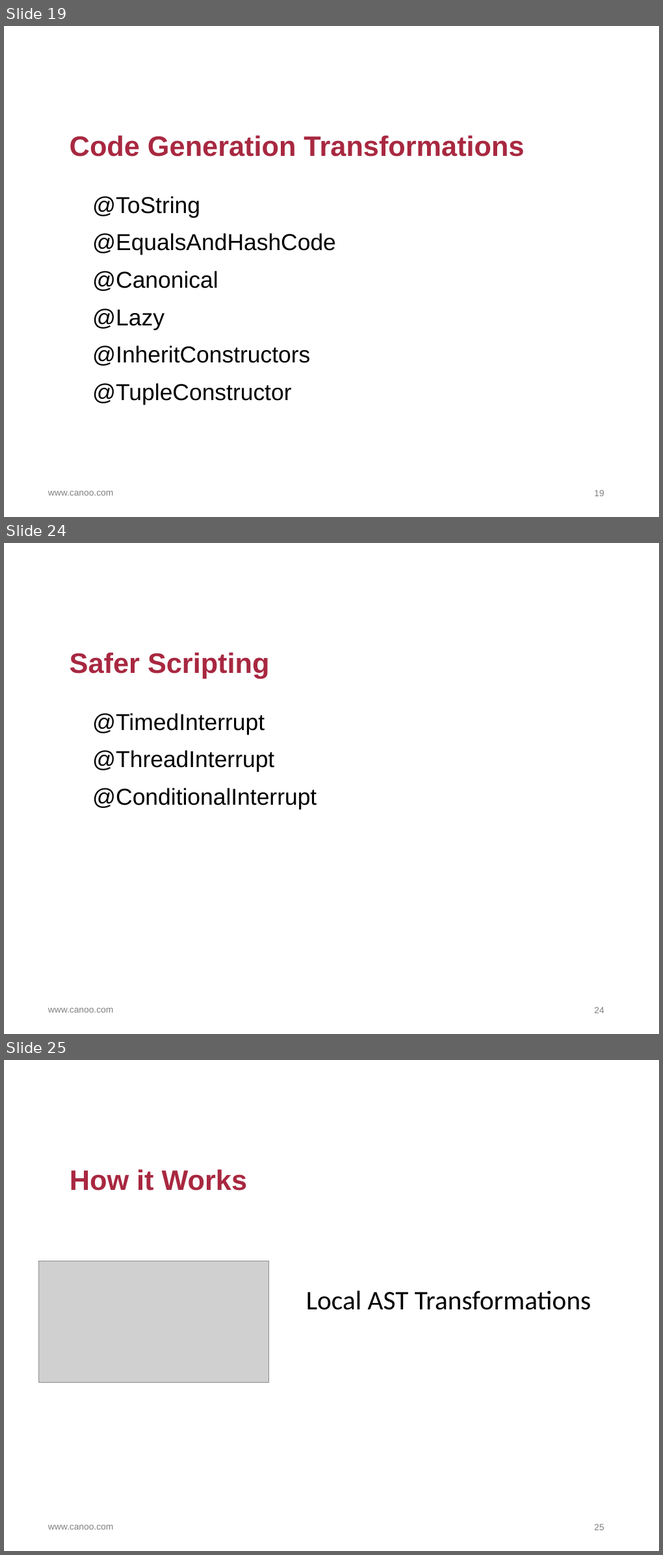
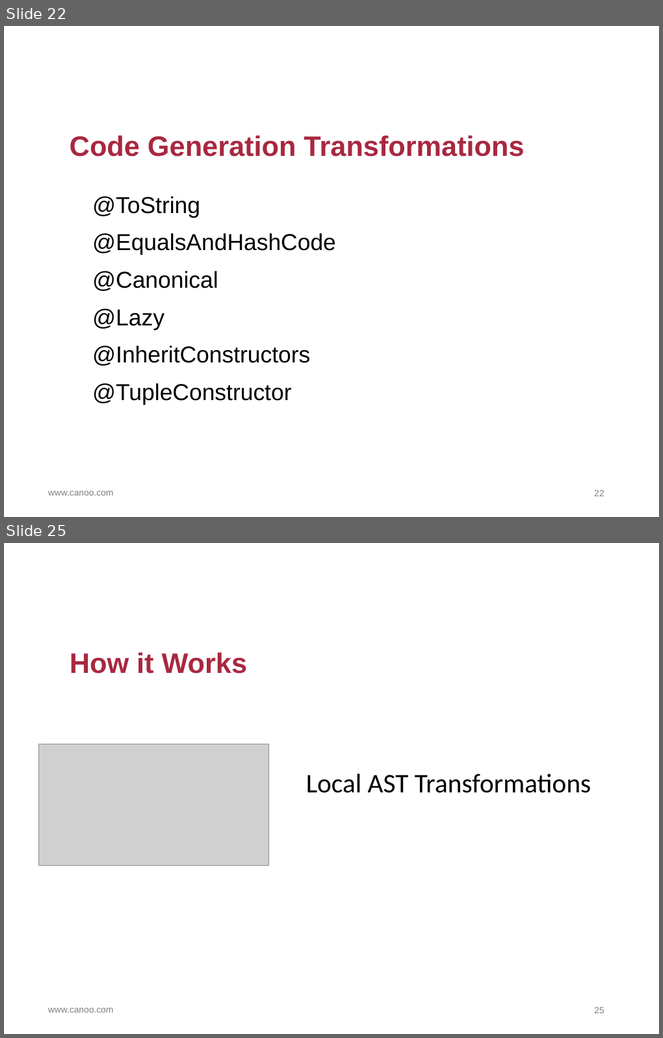
Before and after one commit to HamletDRC/presentations, a slide deck: asttransformations/AstTransformations.odp. Shown one above the other, each under a label of ours: slides 19, 24 and 25 before the commit, slides 22 and 25 after it; the slides between them are not shown. The pictures are 663x1555 and 663x1038 pixels, drawn with LibreOffice and Linux fonts; fonts in the diff are those of the drawing; grey boxes stand for pictures; background and template pictures are left out. Boxes give left, top, right and bottom in pixels: in the first picture for what was removed or moved away, otherwise in the second. Text is boxed around its words. In the diff, an @@ line names an element or a change of style, - is before the commit and + after.

```diff
--- a/asttransformations/AstTransformations.odp
+++ b/asttransformations/AstTransformations.odp
@@ slide 24 removed at <box>4,543,659,1034</box>, background #FFFFFF; not listed: 1 template element that a slide beside it also shows @@
@@ title removed at <box>70,652,269,678</box> @@
-Safer Scripting
@@ text removed at <box>92,713,317,809</box> @@
-@TimedInterrupt
-@ThreadInterrupt
-@ConditionalInterrupt
@@ page number removed at <box>594,1007,604,1014</box> @@
-24
@@ what was slide 19 is now slide 22 @@
@@ page number at <box>594,490,604,497</box>: text changed @@
-19
+22
```
Also in this commit, not shown: 5 slides changed, 15 slides added, 5 other slides removed, 10 other files.
